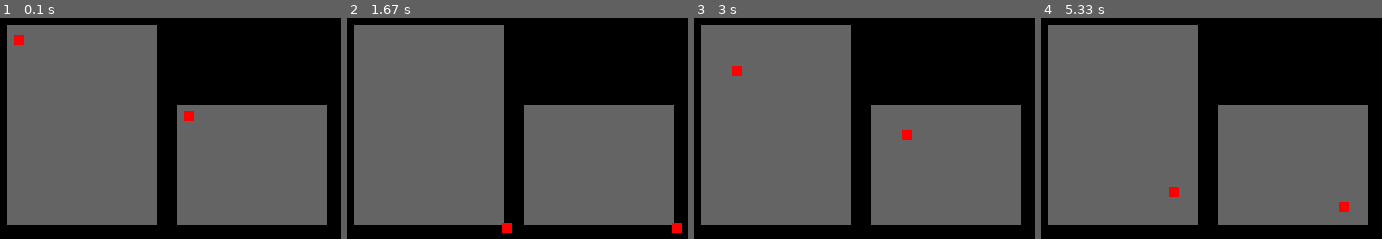
Above: before the commit, frames 1-4 (left to right).
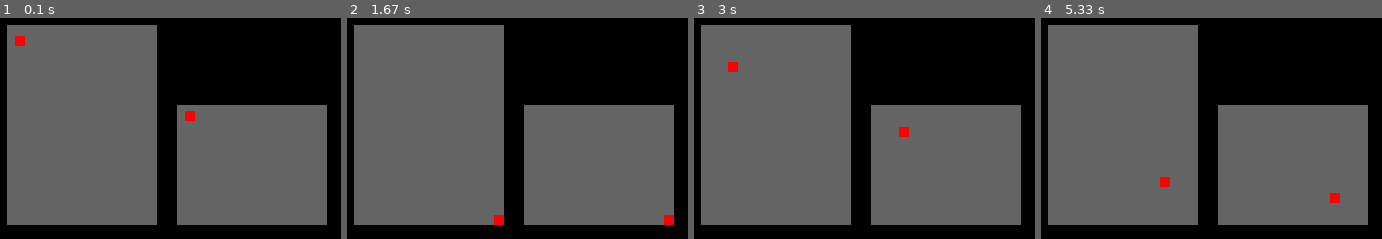
Above: after the commit, the same moments.

Repository: 9950ESA/nc-control-example
Game: pygame game, started from printer.py
Two runs of this game, one before a commit and one after it. Both use one fixed random seed, a clock stepped at 60 frames per second and the inputs below.
Inputs:
- Up to frame 1 (0.1 s): no input
- Up to frame 2 (1.67 s): no input
- Up to frame 3 (3 s): no input
- Up to frame 4 (5.33 s): no input

The runs differ from the first frame. In frame 1, less than 0.1% of the frame differs, in the area x 4-58%, y 7-47%; in frame 2, 0.5%; in frame 3, 0.3%; in frame 4, 0.5%, in the area x 34-91%, y 71-88%.

Commit message:
refactored drawing

Diff:
--- a/printer.py
+++ b/printer.py
@@ -1,30 +1,7 @@
 import pygame
 import sys
 
-class rectangle:
-    x = 0
-    y = 0
-    width = 100
-    height = 100
-    color = (255, 0, 0)
-
-    def __init__(self, x, y, width, height, color):
-        self.x = x
-        self.y = y
-        self.width = width
-        self.height = height
-        self.color = color
-
-    def draw(self, screen):
-        pygame.draw.rect(screen, self.color, (self.x, self.y, self.width, self.height))
-
-    def move_on(self, rect, x_fraction, y_fraction):
-        self.x = rect.x + x_fraction * rect.width
-        self.y = rect.y + y_fraction * rect.height
-
-    def get_fraction(self, rect):
-        return (self.x - rect.x) / rect.width, (self.y - rect.y) / rect.height
-
+from printer_ui import printer_ui
 
 # Initialize Pygame
 pygame.init()
@@ -34,18 +11,10 @@
 screen = pygame.display.set_mode((width, height))
 pygame.display.set_caption("Moving Box Animation")
 
-PADDING = 20
-
-plate_top = rectangle(PADDING, PADDING, 150, 200, (100, 100, 100))
-print_head_top = rectangle(40, 40, 10, 10, (255, 0, 0))
-plate_side = rectangle(PADDING + plate_top.width + PADDING, 100, 150, 120, (100, 100, 100))
-print_head_side = rectangle(300, 50, 10, 10, (255, 0, 0))
-
-print_head_top.move_on(plate_top, 0, 0)
-print_head_side.move_on(plate_side, 0, 0)
-
+printer_view = printer_ui()
 x = 0
 y = 0
+z = 0
 go_right = True
 
 # Main game loop
@@ -58,9 +27,6 @@
     # Fill the screen with black
     screen.fill((0,0,0))
 
-    print_head_top.move_on(plate_top, x, y)
-    print_head_side.move_on(plate_side, x, y)
-
     if x > 1:
         go_right = False
     elif x < 0:
@@ -69,15 +35,15 @@
     if go_right:
         x += 0.01
         y += 0.01
+        z += 0.01
     else:
         x -= 0.01
         y -= 0.01
+        z -= 0.01
+    printer_view.move_to(x, y, z)
 
     # Draw the box
-    plate_top.draw(screen)
-    print_head_top.draw(screen)
-    plate_side.draw(screen)
-    print_head_side.draw(screen)
+    printer_view.draw(screen)
 
     # Update the display
     pygame.display.flip()
--- /dev/null
+++ b/printer_ui.py
@@ -0,0 +1,44 @@
+import pygame
+
+PADDING = 20
+
+class rectangle: # simple rectangle
+    def __init__(self, x, y, width, height, color):
+        self.x = x
+        self.y = y
+        self.width = width
+        self.height = height
+        self.color = color
+
+    def draw(self, screen):
+        pygame.draw.rect(screen, self.color, (self.x, self.y, self.width, self.height))
+
+class grey_red_rectangle: # grey rectangle with movable small red rectangle on top
+    color_grey = (100, 100, 100)
+    color_red = (255, 0, 0)
+    red_size = 10
+
+    def __init__(self, x, y, width, height):
+        self.grey = rectangle(x, y, width, height, self.color_grey)
+        self.red = rectangle(0, 0, self.red_size, self.red_size, self.color_red)
+
+    def move_to(self, x_fraction, y_fraction):
+        self.red.x = self.grey.x + x_fraction * (self.grey.width - self.red_size)
+        self.red.y = self.grey.y + y_fraction * (self.grey.height - self.red_size)
+
+    def draw(self, screen):
+        self.grey.draw(screen)
+        self.red.draw(screen)
+
+class printer_ui: # two rectangles, one for top view, one for side view drawn side to side
+    def __init__(self):
+        self.top_view = grey_red_rectangle(PADDING, PADDING, 150, 200)
+        self.side_view = grey_red_rectangle(PADDING + self.top_view.grey.width + PADDING, 100, 150, 120)
+
+    def move_to(self, x, y, z):
+        self.top_view.move_to(x, y)
+        self.side_view.move_to(x, z)
+
+    def draw(self, screen):
+        self.top_view.draw(screen)
+        self.side_view.draw(screen)
